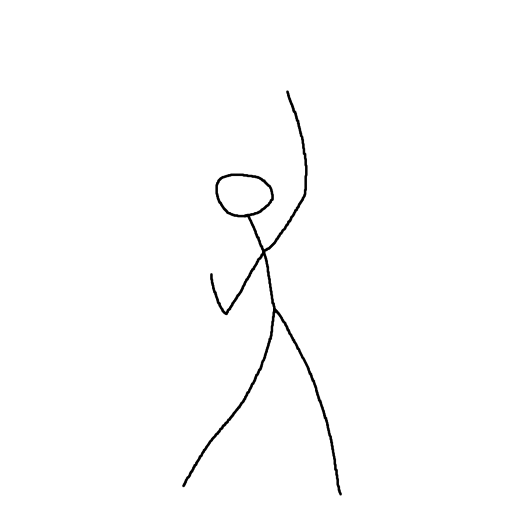
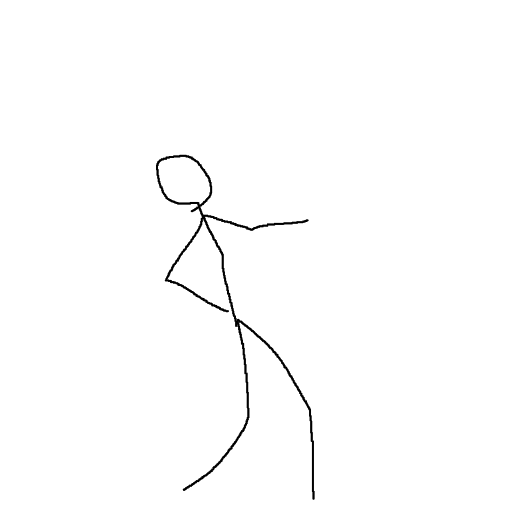
Layer changes from the first w=512, h=512 image to the second:
added layer "HitPaper" above "Groggy" over [156, 128, 320, 500]
hid "Win" over [156, 90, 342, 500]
